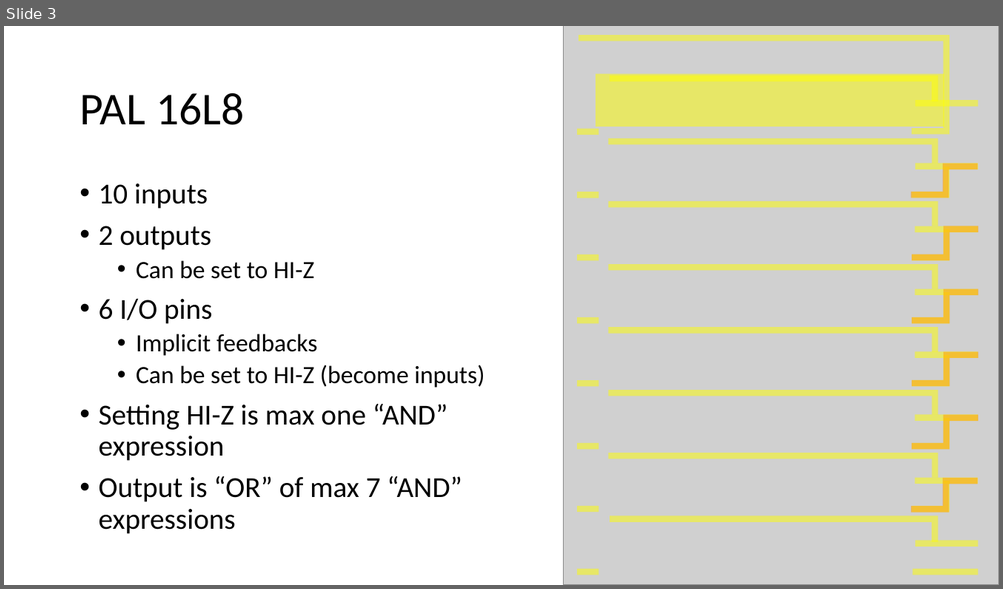
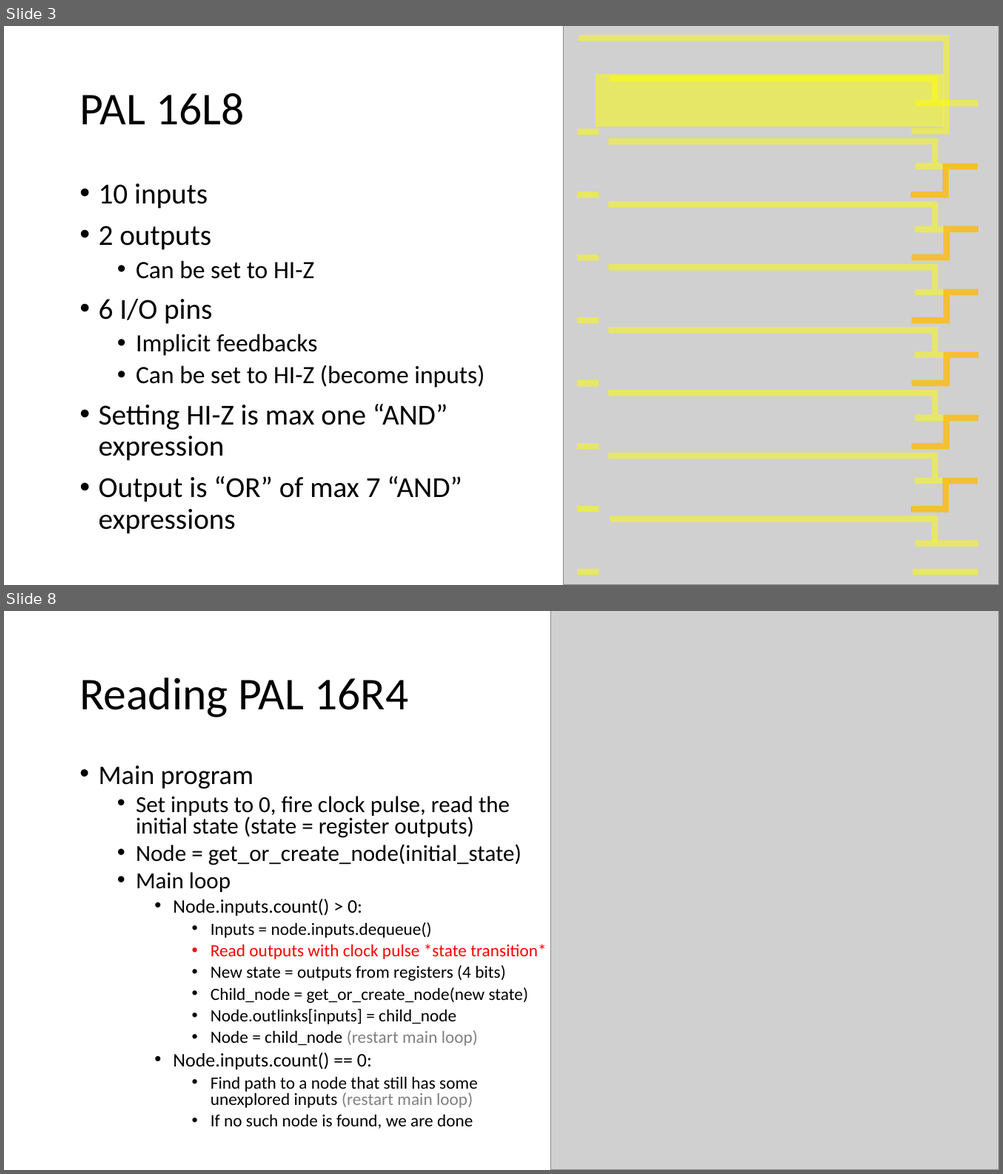
Before and after one commit to OddbitCoder/GdpPalAnalyzer, a slide deck: docs/PAL.pptx. Shown one above the other, each under a label of ours: slide 3 before the commit, slides 3 and 8 after it; the slides between them are not shown. The pictures are 1003x589 and 1003x1174 pixels, drawn with LibreOffice and Linux fonts; fonts in the diff are those of the drawing; grey boxes stand for pictures. Boxes give left, top, right and bottom in pixels: in the first picture for what was removed or moved away, otherwise in the second. Text is boxed around its words. In the diff, an @@ line names an element or a change of style, - is before the commit and + after.

```diff
--- a/docs/PAL.pptx
+++ b/docs/PAL.pptx
@@ slide 8 added at (4,611,999,1170), background #FFFFFF @@
@@ picture added at (551,611,999,1170) @@
@@ title added at (79,678,408,718), 44 pt, text #000000 @@
+Reading PAL 16R4
@@ text added at (99,766,546,1129), 16.6 pt, text #000000 @@
+• Main program
+  • Set inputs to 0, fire clock pulse, read the initial state (state = register outputs)
+  • Node = get_or_create_node(initial_state)
+  • Main loop
+    • Node.inputs.count() > 0:
+      • Inputs = node.inputs.dequeue()
+      • Read outputs with clock pulse *state transition*
+      • New state = outputs from registers (4 bits)
+      • Child_node = get_or_create_node(new state)
+      • Node.outlinks[inputs] = child_node
+      • Node = child_node (restart main loop)
+    • Node.inputs.count() == 0:
+      • Find path to a node that still has some unexplored inputs (restart main loop)
+      • If no such node is found, we are done
```
Also in this commit, not shown: 3 slides changed, 2 other slides added.
